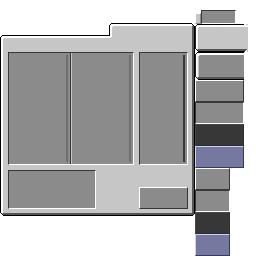
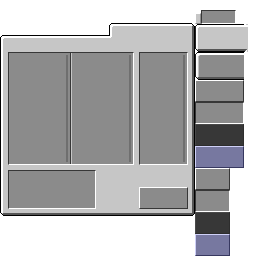
Layered file, before and after one edit (256x256). Changes by layer:
painted on "Base copy" over [183, 55, 185, 162]
